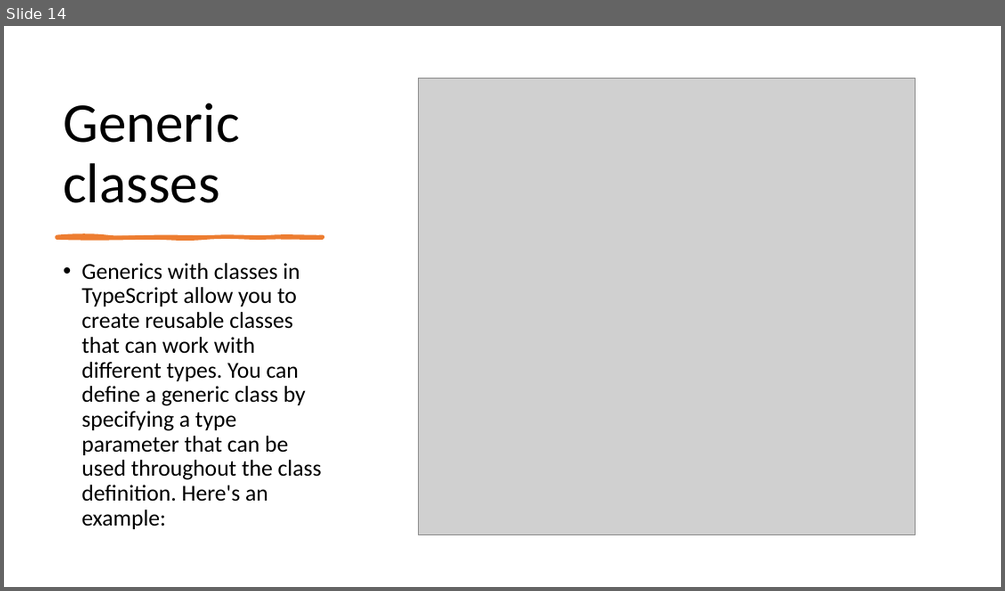
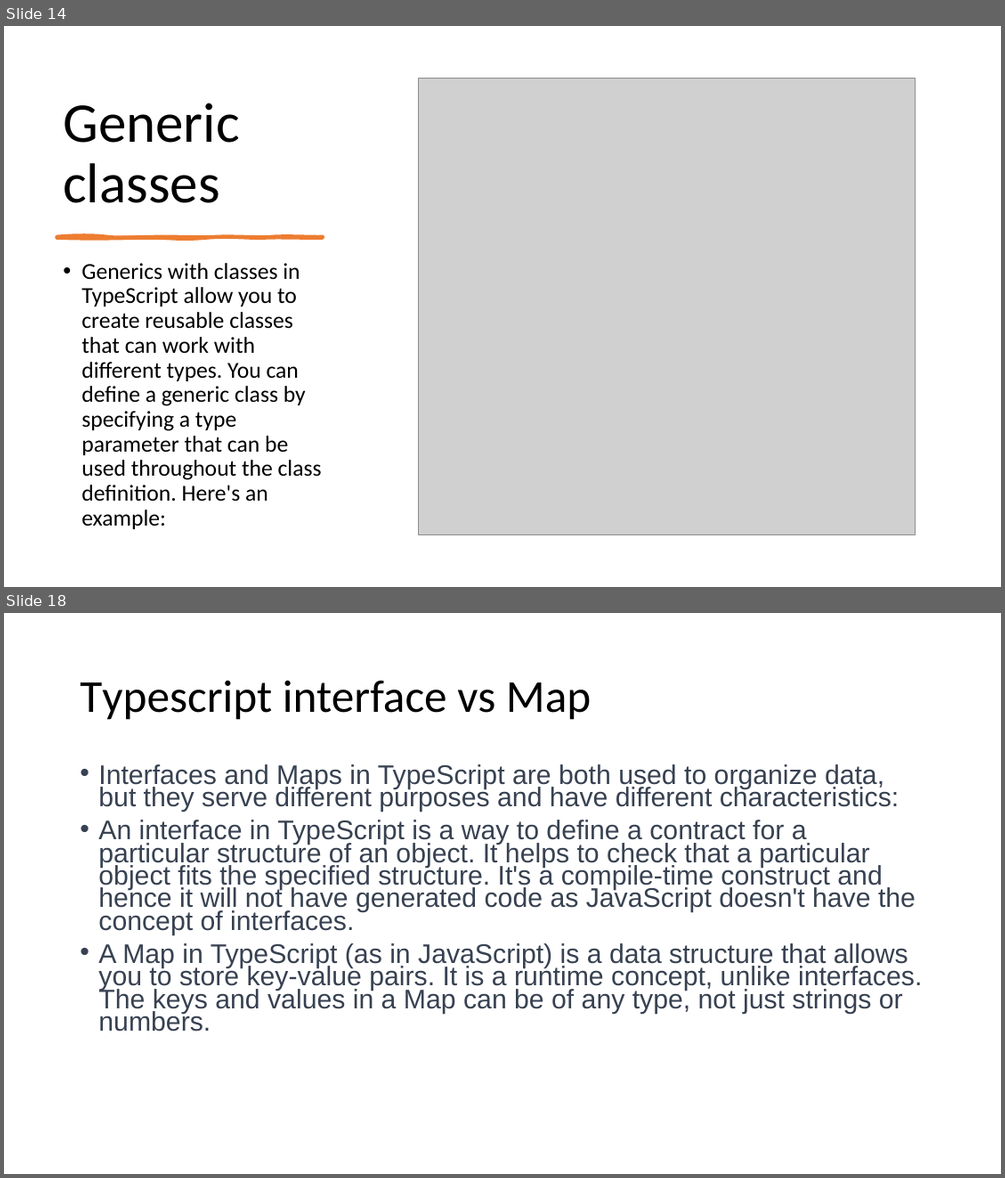
Before and after one commit to 1shaked/full-stack, a slide deck: 22ass/supabase project.pptx. Shown one above the other, each under a label of ours: slide 14 before the commit, slides 14 and 18 after it; the slides between them are not shown. The pictures are 1005x591 and 1005x1178 pixels, drawn with LibreOffice and Linux fonts; fonts in the diff are those of the drawing; grey boxes stand for pictures. Boxes give left, top, right and bottom in pixels: in the first picture for what was removed or moved away, otherwise in the second. Text is boxed around its words. In the diff, an @@ line names an element or a change of style, - is before the commit and + after.

```diff
--- a/22ass/supabase project.pptx
+++ b/22ass/supabase project.pptx
@@ slide 18 added at (4,613,1001,1174), background #FFFFFF @@
@@ title added at (80,680,591,720), 44 pt, text #000000 @@
+Typescript interface vs Map
@@ text added at (98,764,922,1031), 25.9 pt, text #374151 @@
+• Interfaces and Maps in TypeScript are both used to organize data, but they serve different purposes and have different characteristics:
+• An interface in TypeScript is a way to define a contract for a particular structure of an object. It helps to check that a particular object fits the specified structure. It's a compile-time construct and hence it will not have generated code as JavaScript doesn't have the concept of interfaces.
+• A Map in TypeScript (as in JavaScript) is a data structure that allows you to store key-value pairs. It is a runtime concept, unlike interfaces. The keys and values in a Map can be of any type, not just strings or numbers.
```
Also in this commit, not shown: 7 other slides added, 3 other files.
